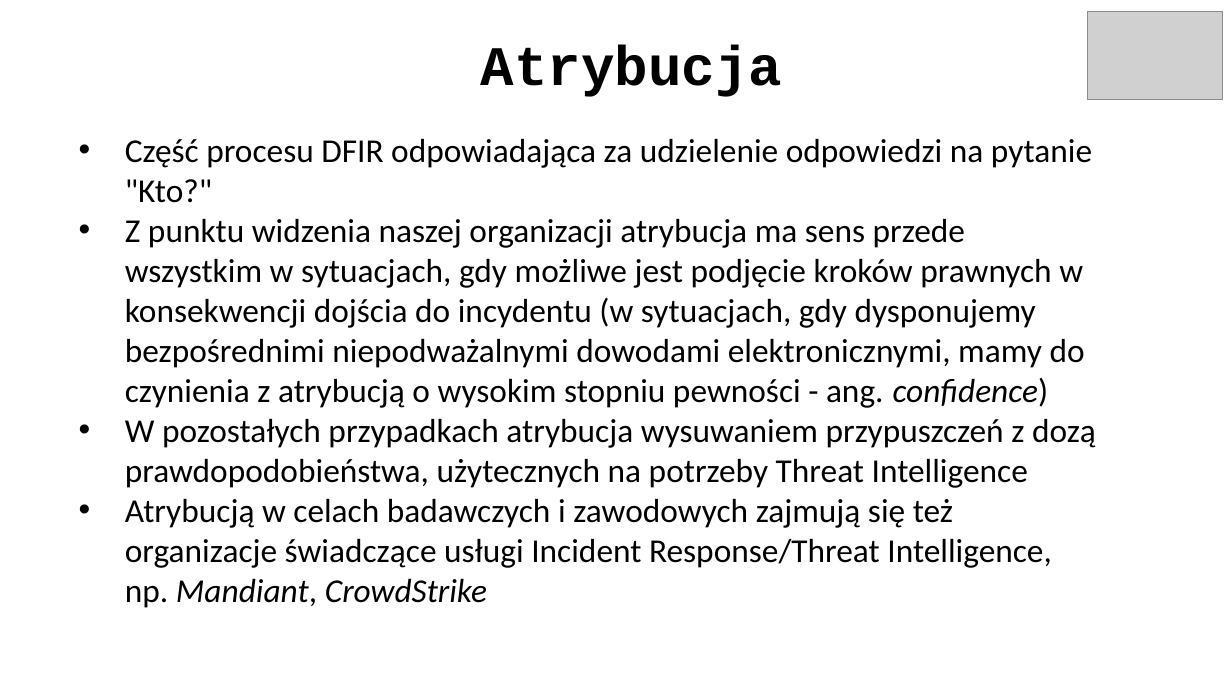
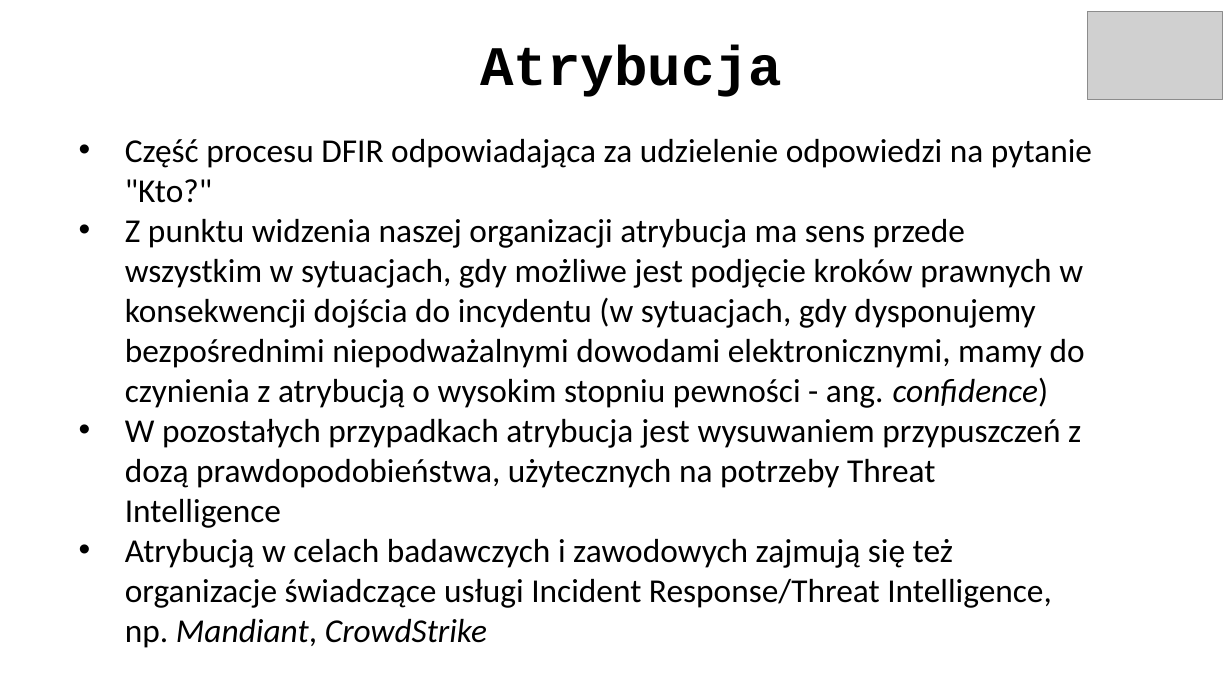
Before and after one commit to ewilded/DFIR, a slide deck: slide 45 of 6_Reagowanie_na_incydenty.pptx. Drawn at 1232x693 pixels with LibreOffice and Linux fonts; fonts in the diff are those of the drawing; grey boxes stand for pictures. Boxes give left, top, right and bottom in pixels: in the first picture for what was removed or moved away, otherwise in the second. Text is boxed around its words. In the diff, an @@ line names an element or a change of style, - is before the commit and + after.

```diff
--- a/6_Reagowanie_na_incydenty.pptx
+++ b/6_Reagowanie_na_incydenty.pptx
@@ text at [125, 419, 1081, 528]: text changed @@
-• W pozostałych przypadkach atrybucja wysuwaniem przypuszczeń z dozą prawdopodobieństwa, użytecznych na potrzeby Threat Intelligence
+• W pozostałych przypadkach atrybucja jest wysuwaniem przypuszczeń z dozą prawdopodobieństwa, użytecznych na potrzeby Threat Intelligence
```
Also in this commit, not shown: 30 other slides changed, 1 slide added, 5 other files.
